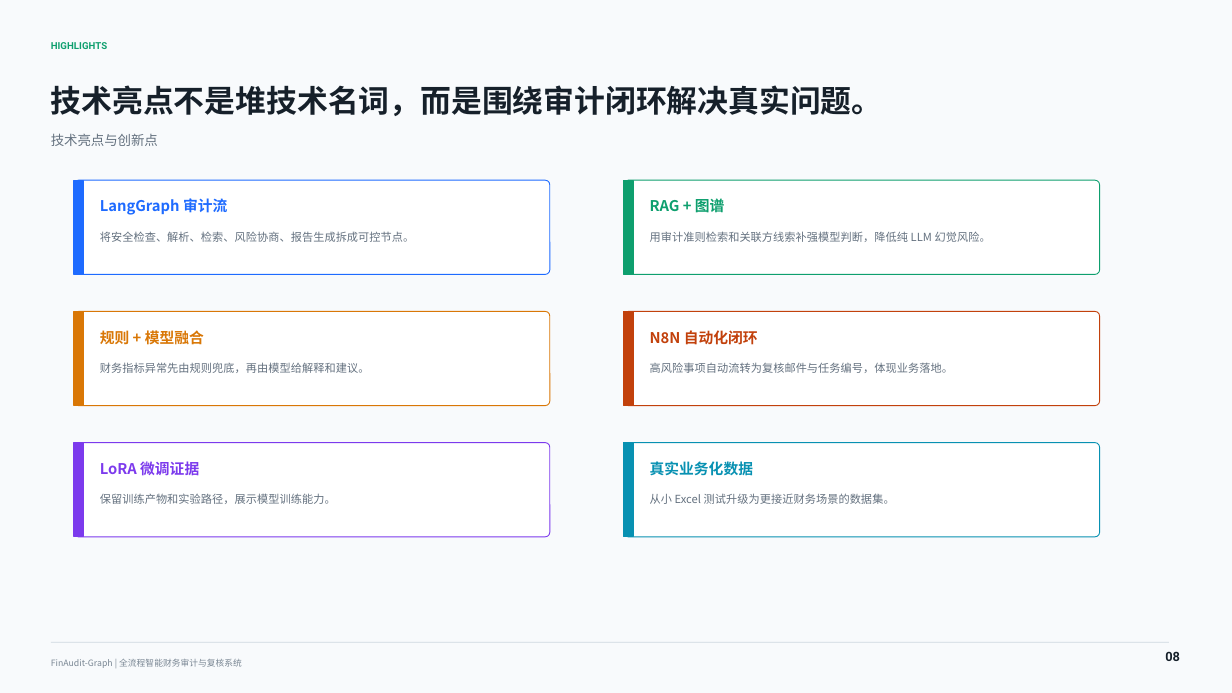
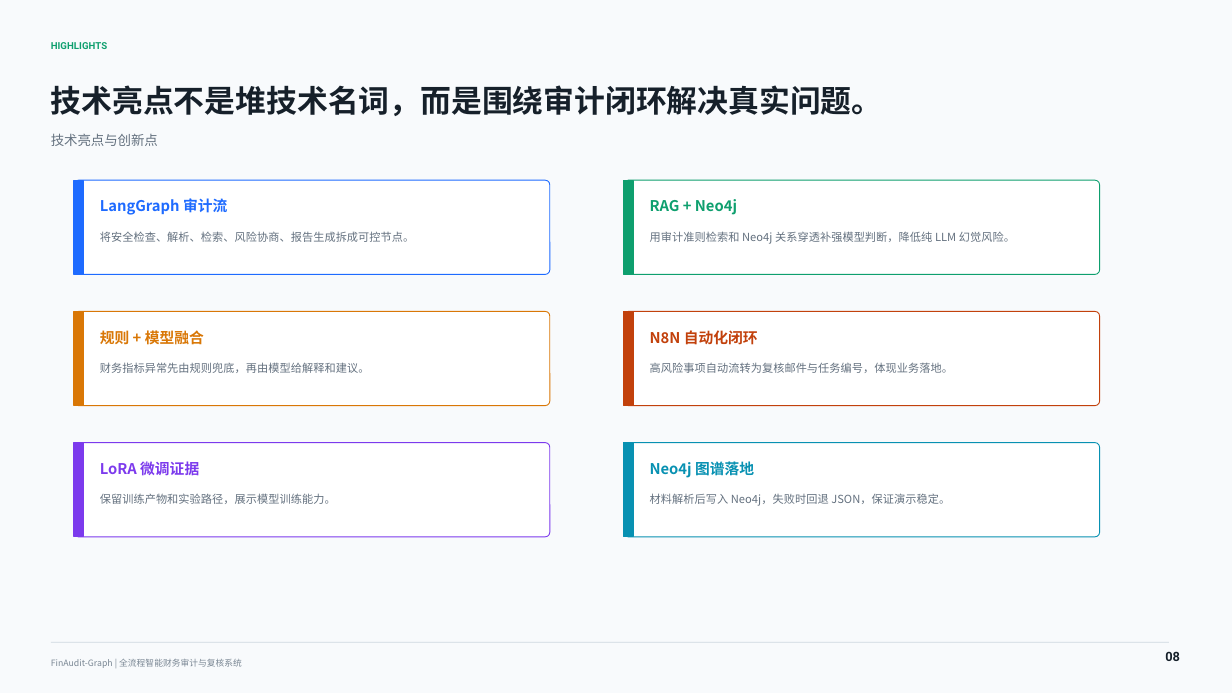
Before and after one commit to water-sashuishui/FinAudit-Graph, a slide deck: slide 8 of docs/defense/finaudit_graph_defense_presentation.pptx. Drawn at 1232x693 pixels with LibreOffice and Linux fonts; fonts in the diff are those of the drawing. Boxes give left, top, right and bottom in pixels: in the first picture for what was removed or moved away, otherwise in the second. Text is boxed around its words. In the diff, an @@ line names an element or a change of style, - is before the commit and + after.

```diff
--- a/docs/defense/finaudit_graph_defense_presentation.pptx
+++ b/docs/defense/finaudit_graph_defense_presentation.pptx
@@ text at <box>650,199,737,215</box>: text changed @@
-RAG + 图谱
+RAG + Neo4j
@@ text at <box>650,231,1015,244</box>: text changed @@
-用审计准则检索和关联方线索补强模型判断，降低纯 LLM 幻觉风险。
+用审计准则检索和 Neo4j 关系穿透补强模型判断，降低纯 LLM 幻觉风险。
@@ text at <box>650,459,754,478</box>: text changed @@
-真实业务化数据
+Neo4j 图谱落地
@@ text at <box>650,493,950,506</box>: text changed @@
-从小 Excel 测试升级为更接近财务场景的数据集。
+材料解析后写入 Neo4j，失败时回退 JSON，保证演示稳定。
```
Also in this commit, not shown: 7 other slides changed, 13 other files.
